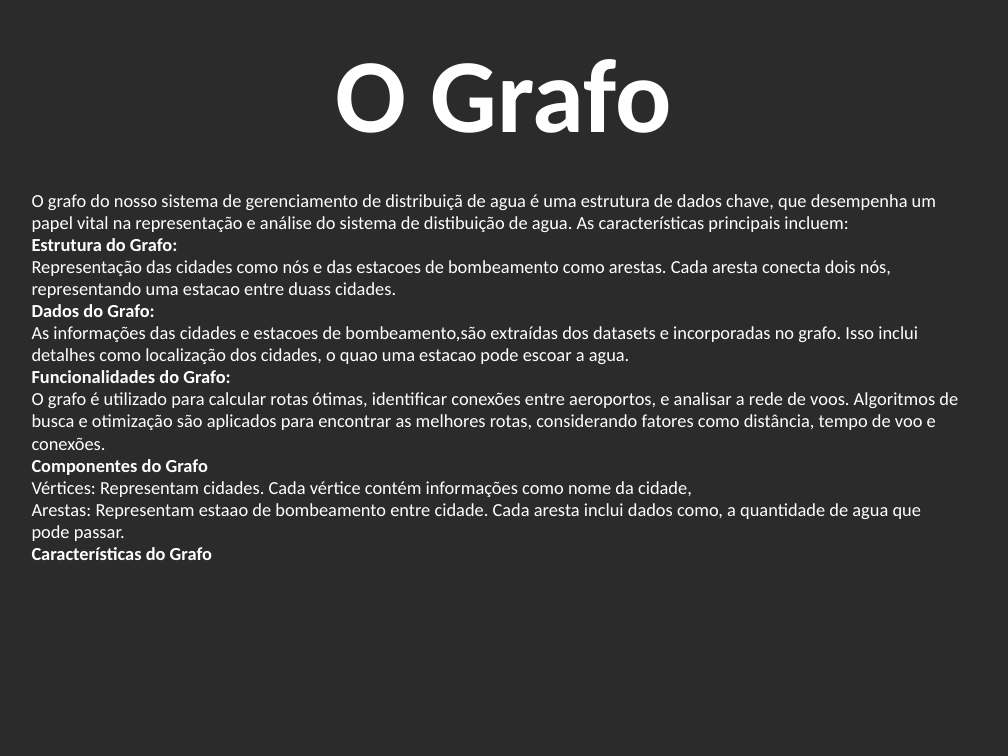
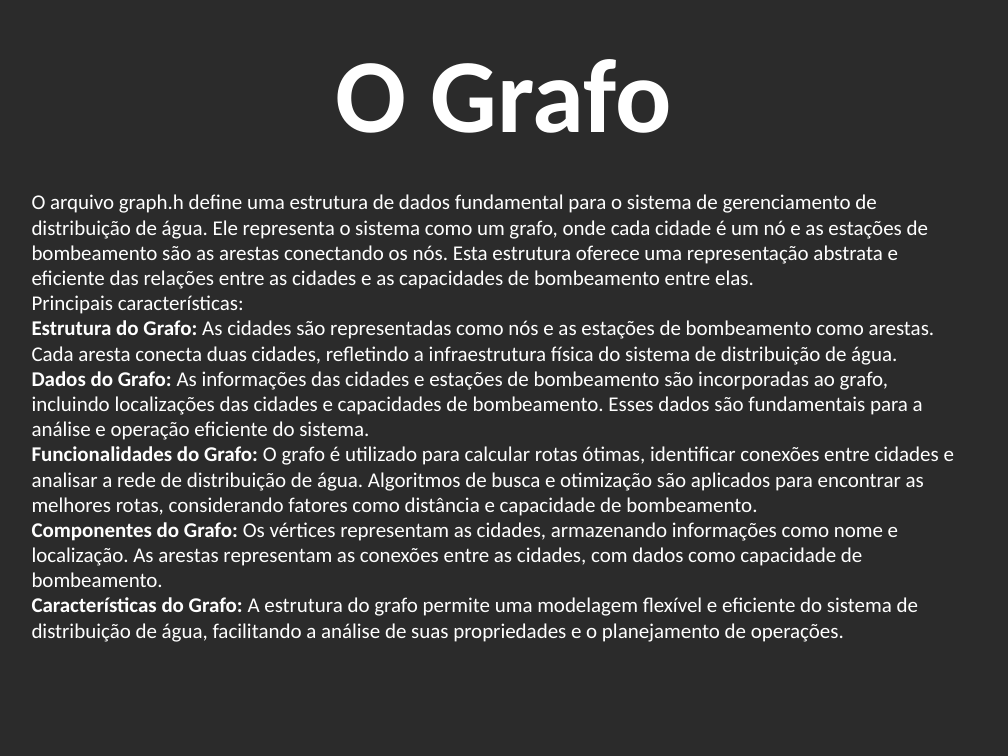
Before and after one commit to AngeloOliveira2004/DA_1st_Project, a slide deck: slide 3 of Neat Water Supply Presentation.pptx. Drawn at 1008x756 pixels with LibreOffice and Linux fonts; fonts in the diff are those of the drawing; background and template pictures are left out; a plain dark background stands for a picture behind light text. Boxes give left, top, right and bottom in pixels: in the first picture for what was removed or moved away, otherwise in the second. Text is boxed around its words. In the diff, an @@ line names an element or a change of style, - is before the commit and + after.

```diff
--- a/Neat Water Supply Presentation.pptx
+++ b/Neat Water Supply Presentation.pptx
@@ text at bbox=[32, 194, 954, 642]: text changed; size 14 to 16 pt @@
-O grafo do nosso sistema de gerenciamento de distribuiçã de agua é uma estrutura de dados chave, que desempenha um papel vital na representação e análise do sistema de distibuição de agua. As características principais incluem:
-Estrutura do Grafo:
-Representação das cidades como nós e das estacoes de bombeamento como arestas. Cada aresta conecta dois nós, representando uma estacao entre duass cidades.
-Dados do Grafo:
-As informações das cidades e estacoes de bombeamento,são extraídas dos datasets e incorporadas no grafo. Isso inclui detalhes como localização dos cidades, o quao uma estacao pode escoar a agua.
-Funcionalidades do Grafo:
-O grafo é utilizado para calcular rotas ótimas, identificar conexões entre aeroportos, e analisar a rede de voos. Algoritmos de busca e otimização são aplicados para encontrar as melhores rotas, considerando fatores como distância, tempo de voo e conexões.
-Componentes do Grafo
-Vértices: Representam cidades. Cada vértice contém informações como nome da cidade,
-Arestas: Representam estaao de bombeamento entre cidade. Cada aresta inclui dados como, a quantidade de agua que pode passar.
-Características do Grafo
+O arquivo graph.h define uma estrutura de dados fundamental para o sistema de gerenciamento de distribuição de água. Ele representa o sistema como um grafo, onde cada cidade é um nó e as estações de bombeamento são as arestas conectando os nós. Esta estrutura oferece uma representação abstrata e eficiente das relações entre as cidades e as capacidades de bombeamento entre elas.
+Principais características:
+Estrutura do Grafo: As cidades são representadas como nós e as estações de bombeamento como arestas. Cada aresta conecta duas cidades, refletindo a infraestrutura física do sistema de distribuição de água.
+Dados do Grafo: As informações das cidades e estações de bombeamento são incorporadas ao grafo, incluindo localizações das cidades e capacidades de bombeamento. Esses dados são fundamentais para a análise e operação eficiente do sistema.
+Funcionalidades do Grafo: O grafo é utilizado para calcular rotas ótimas, identificar conexões entre cidades e analisar a rede de distribuição de água. Algoritmos de busca e otimização são aplicados para encontrar as melhores rotas, considerando fatores como distância e capacidade de bombeamento.
+Componentes do Grafo: Os vértices representam as cidades, armazenando informações como nome e localização. As arestas representam as conexões entre as cidades, com dados como capacidade de bombeamento.
+Características do Grafo: A estrutura do grafo permite uma modelagem flexível e eficiente do sistema de distribuição de água, facilitando a análise de suas propriedades e o planejamento de operações.
```
Also in this commit, not shown: 5 other slides changed, 12 slides added, 12 slides removed.
